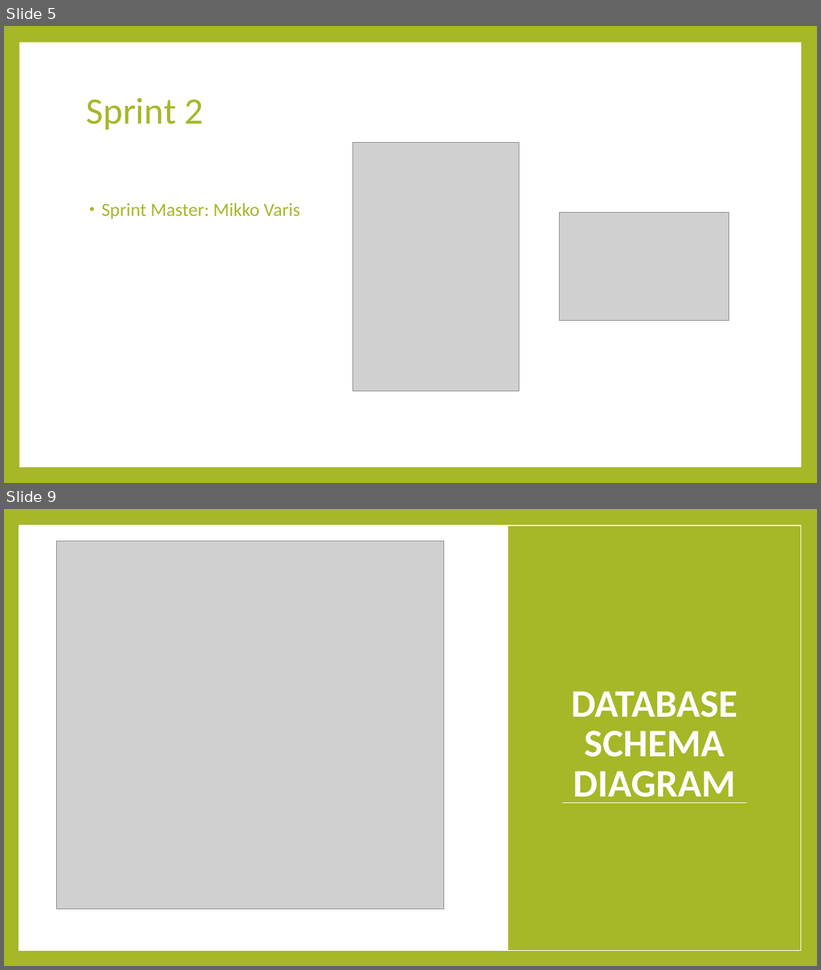
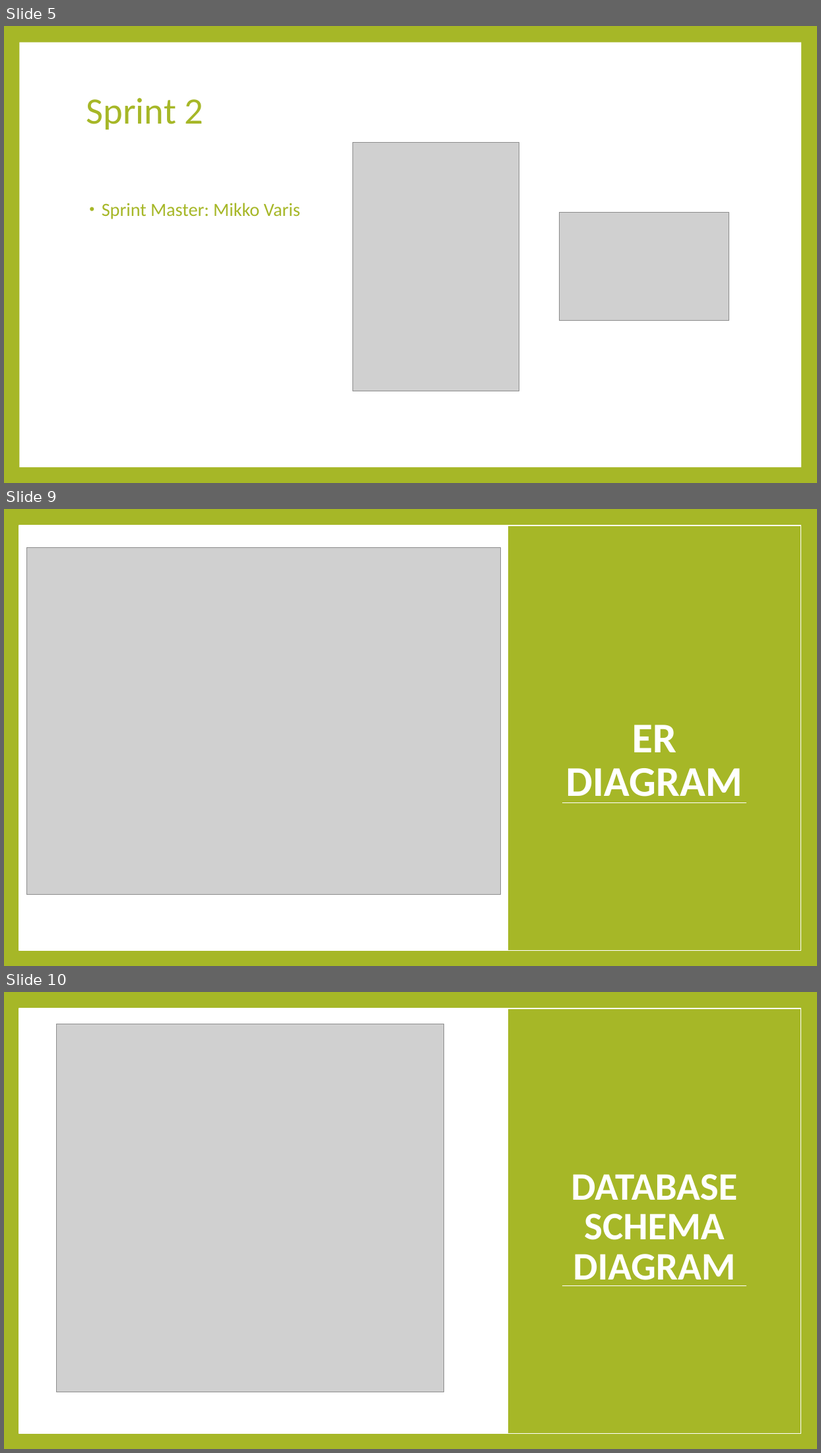
Before and after one commit to ErkkilaT/Ohjelmistotuotantoprojekti, a slide deck: doc/Team 10 Presentation.pptx. Shown one above the other, each under a label of ours: slides 5 and 9 before the commit, slides 5, 9 and 10 after it; the slides between them are not shown. The pictures are 821x970 and 821x1453 pixels, drawn with LibreOffice and Linux fonts; fonts in the diff are those of the drawing; grey boxes stand for pictures. Boxes give left, top, right and bottom in pixels: in the first picture for what was removed or moved away, otherwise in the second. Text is boxed around its words. In the diff, an @@ line names an element or a change of style, - is before the commit and + after.

```diff
--- a/doc/Team 10 Presentation.pptx
+++ b/doc/Team 10 Presentation.pptx
@@ slide 9 added at (x1=4, y1=509, x2=817, y2=966), background #A6B727 @@
@@ rectangle added at (x1=19, y1=525, x2=801, y2=951), fill #FFFFFF, outline #FFFFFF 1 pt @@
@@ rectangle added at (x1=19, y1=525, x2=801, y2=951), outline #FFFFFF 1 pt @@
@@ rectangle added at (x1=508, y1=525, x2=801, y2=951), fill #A6B727, outline #FFFFFF 1 pt @@
@@ picture added at (x1=26, y1=548, x2=500, y2=895) @@
@@ title added at (x1=566, y1=725, x2=743, y2=803), 50 pt, text #FFFFFF, bold @@
+ER DIAGRAM
@@ line added from (562, 803) to (747, 803), #FFFFFF 0.79 pt @@
@@ what was slide 9 is now slide 10 @@
```
Also in this commit, not shown: 7 slides changed.
